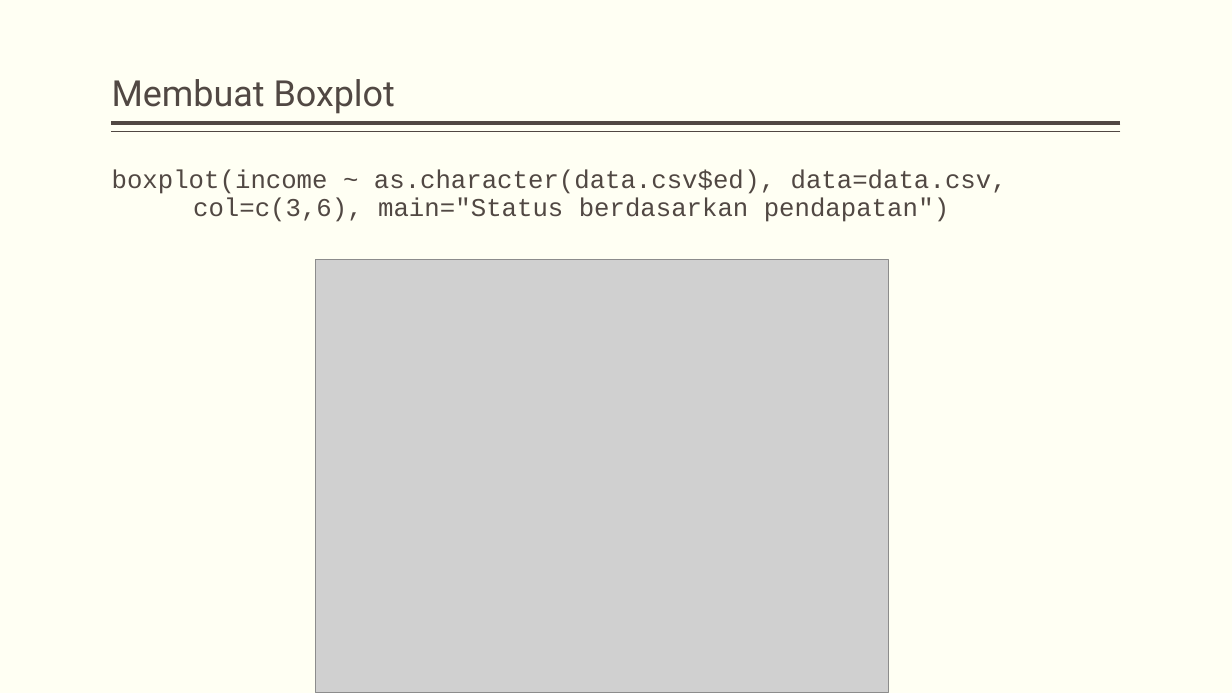
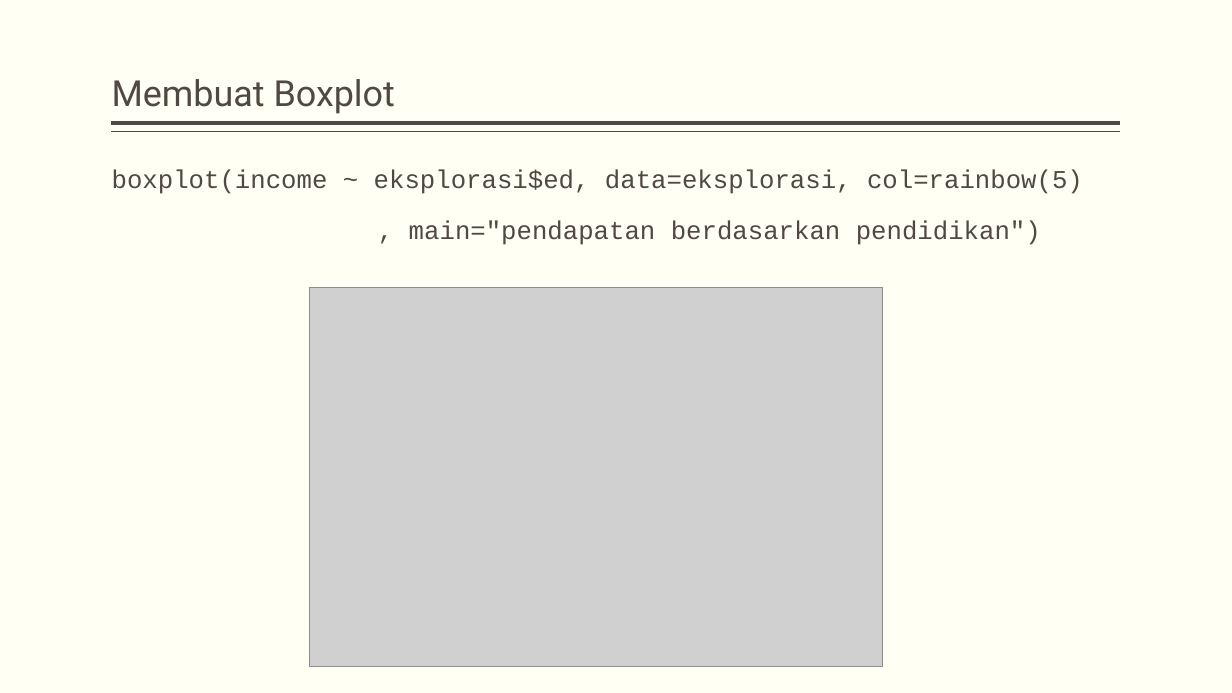
Before and after one commit to dewikiswani/ganesha--R, a slide deck: slide 96 of 201907 -- Pelatihan R ganesha - day1.pptx (slide 94 before the commit). Drawn at 1232x693 pixels with LibreOffice and Linux fonts; fonts in the diff are those of the drawing; grey boxes stand for pictures. Boxes give left, top, right and bottom in pixels: in the first picture for what was removed or moved away, otherwise in the second. Text is boxed around its words. In the diff, an @@ line names an element or a change of style, - is before the commit and + after.

```diff
--- a/201907 -- Pelatihan R ganesha - day1.pptx
+++ b/201907 -- Pelatihan R ganesha - day1.pptx
@@ text at <box>112,169,1083,245</box>: text changed @@
-boxplot(income ~ as.character(data.csv$ed), data=data.csv, col=c(3,6), main="Status berdasarkan pendapatan")
+boxplot(income ~ eksplorasi$ed, data=eksplorasi, col=rainbow(5)
+, main="pendapatan berdasarkan pendidikan")
@@ picture: place and size @@
-picture at <box>315,260,888,692</box>
+picture at <box>310,287,883,667</box>
```
Also in this commit, not shown: 52 other slides changed, 3 slides added.
